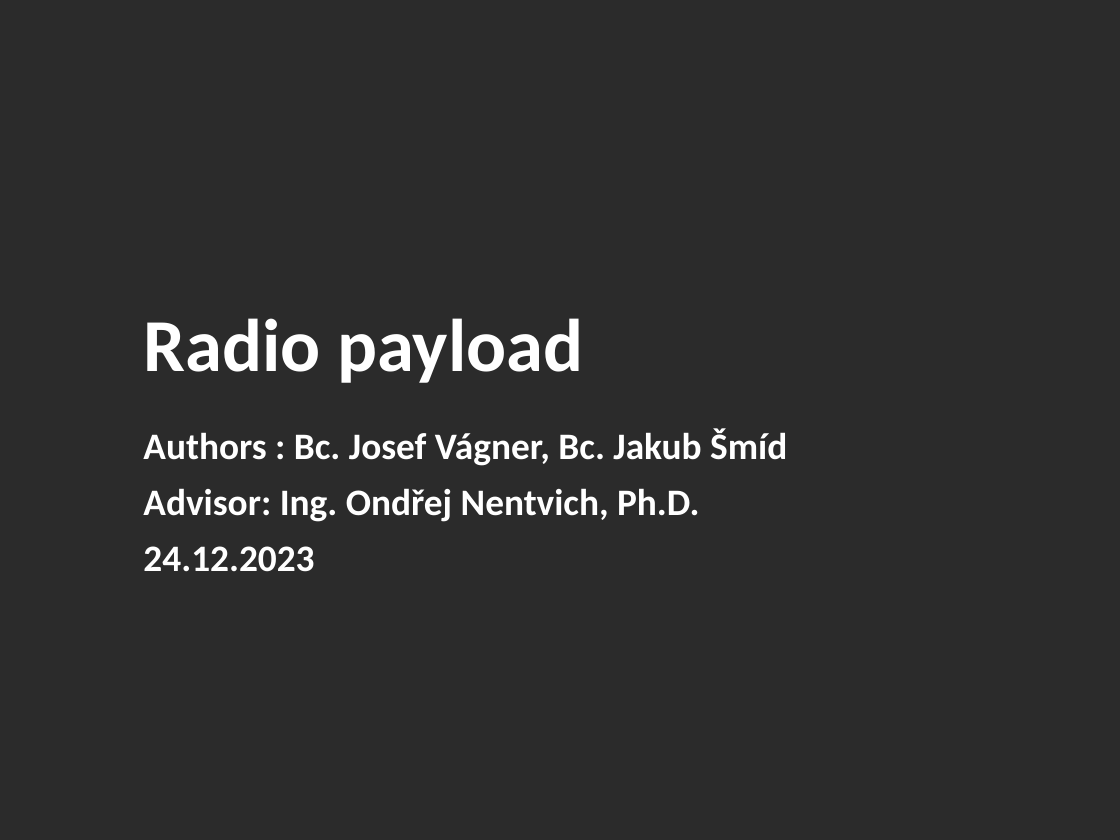
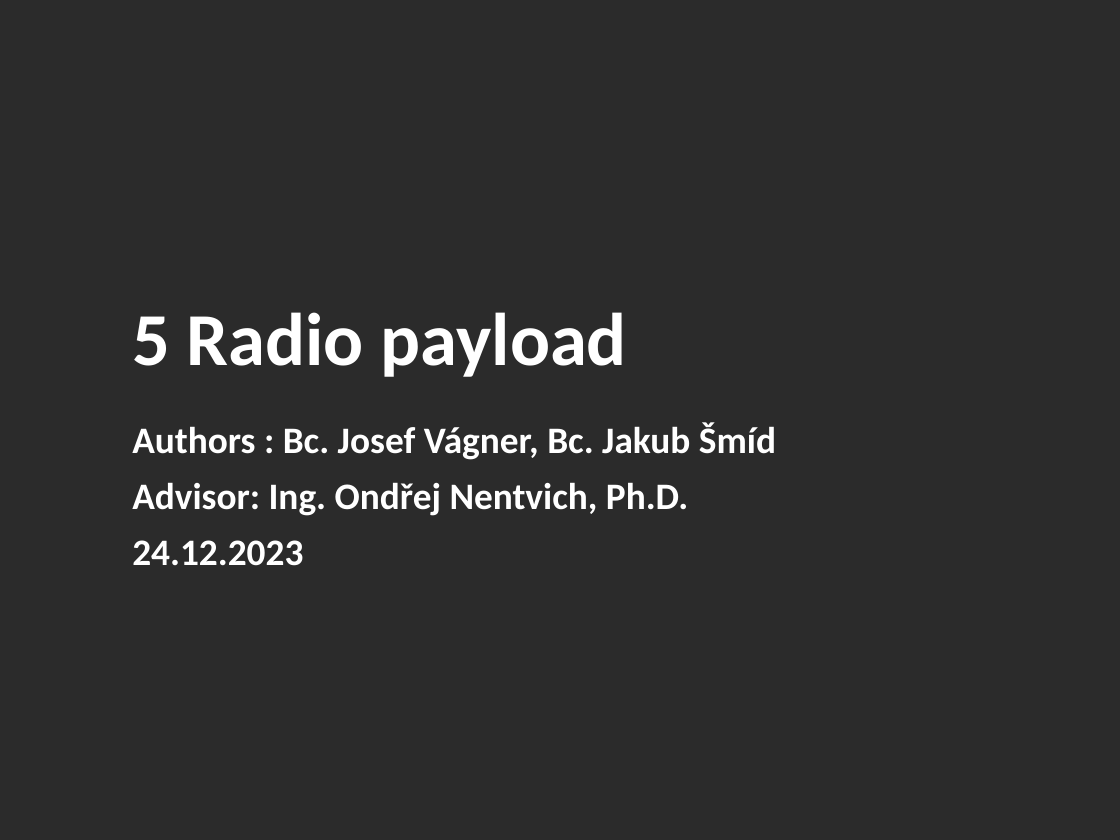
Before and after one commit to JakubSmid/cubesat-radio, a slide deck: slide 1 of presentation.pptx. Drawn at 1120x840 pixels with LibreOffice and Linux fonts; fonts in the diff are those of the drawing; background and template pictures are left out; a plain dark background stands for a picture behind light text. Boxes give left, top, right and bottom in pixels: in the first picture for what was removed or moved away, otherwise in the second. Text is boxed around its words. In the diff, an @@ line names an element or a change of style, - is before the commit and + after.

```diff
--- a/presentation.pptx
+++ b/presentation.pptx
@@ title at (x1=132, y1=312, x2=627, y2=377): text changed @@
-Radio payload
+5 Radio payload
@@ subtitle "Authors : Bc. Josef Vágner, ..." moved from (x1=143, y1=428, x2=787, y2=572) to (x1=132, y1=422, x2=776, y2=566) @@
```
Also in this commit, not shown: 7 other slides changed.
